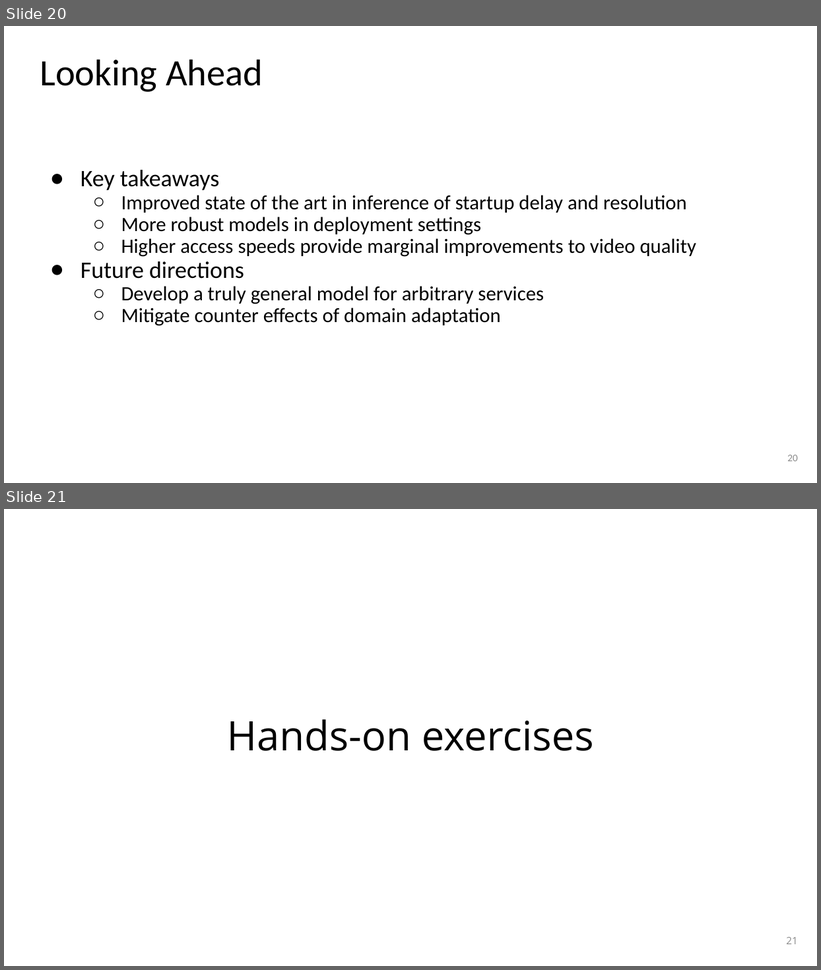
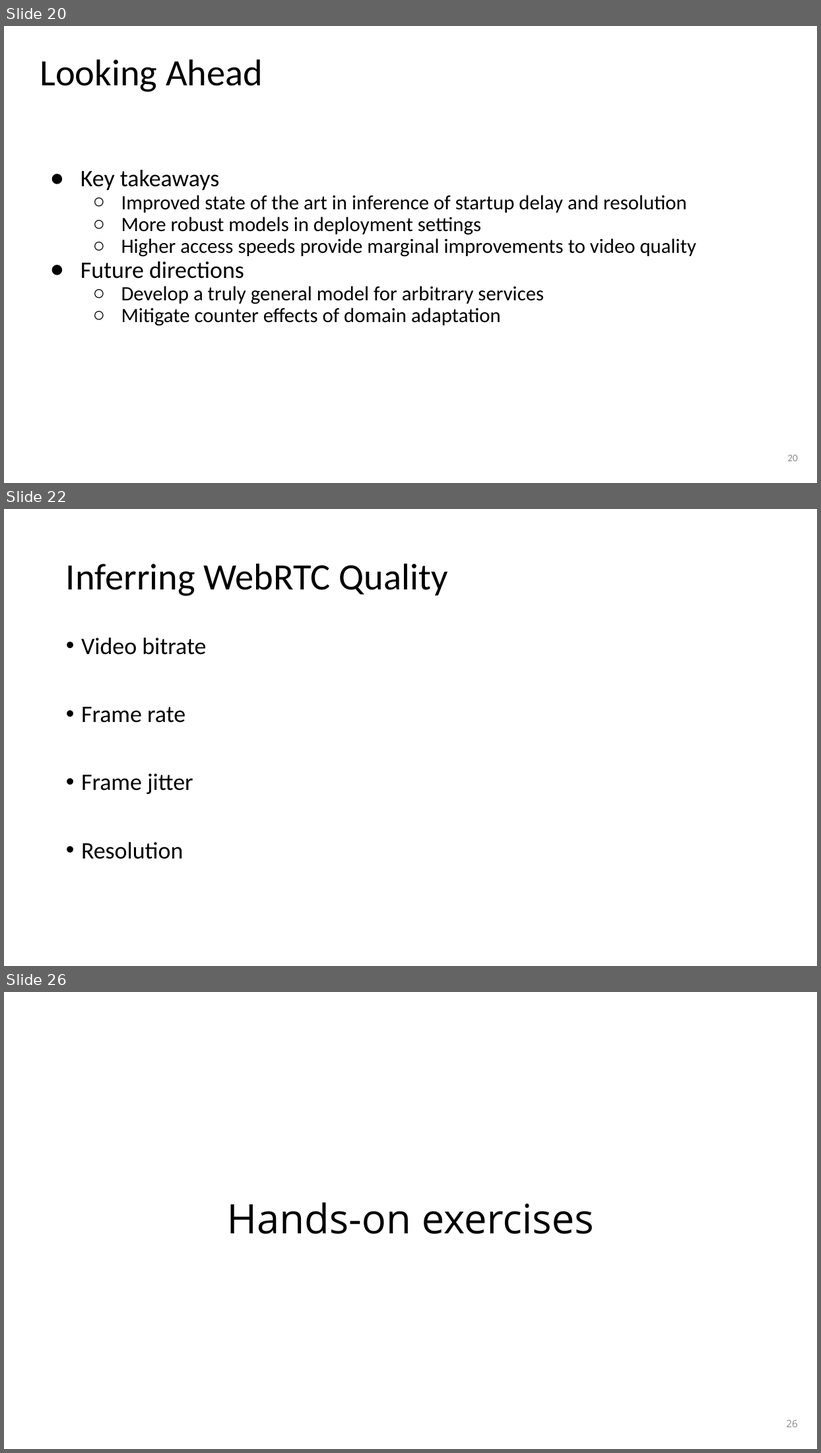
Before and after one commit to noise-lab/ml-systems, a slide deck: docs/slides/03-performance.pptx. Shown one above the other, each under a label of ours: slides 20 and 21 before the commit, slides 20, 22 and 26 after it; the slides between them are not shown. The pictures are 821x970 and 821x1453 pixels, drawn with LibreOffice and Linux fonts; fonts in the diff are those of the drawing. Boxes give left, top, right and bottom in pixels: in the first picture for what was removed or moved away, otherwise in the second. Text is boxed around its words. In the diff, an @@ line names an element or a change of style, - is before the commit and + after.

```diff
--- a/docs/slides/03-performance.pptx
+++ b/docs/slides/03-performance.pptx
@@ slide 22 added at box(4, 509, 817, 966), background #FFFFFF @@
@@ title added at box(66, 563, 448, 596), 44 pt, text #000000 @@
+Inferring WebRTC Quality
@@ text added at box(81, 638, 206, 859), 28 pt, text #000000 @@
+• Video bitrate
+• Frame rate
+• Frame jitter
+• Resolution
@@ what was slide 21 is now slide 26 @@
@@ page number at box(786, 1420, 798, 1428): text changed @@
-21
+26
```
Also in this commit, not shown: 4 other slides added, 1 slide removed, 3 other files.
